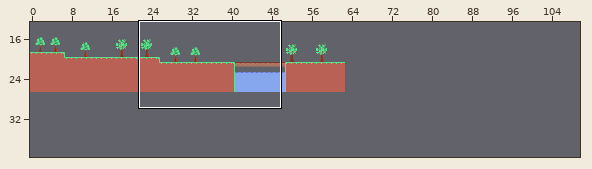
An edit to a level. Tiled map, map/ingotown/ingotown.tmx. Above, an overview of the earlier version with the close-up marked.
Close-up. Old version:
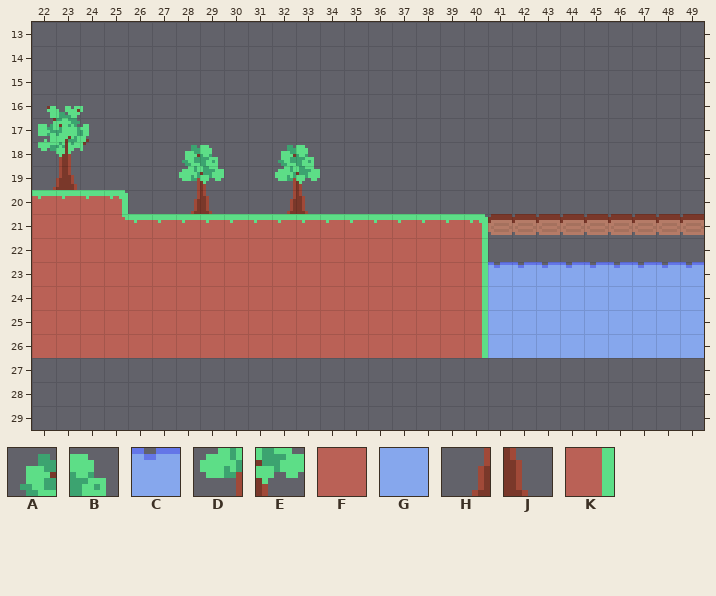
Cells are 8x8 px. Shown: x 22..49, y 13..29. The commit also changed other parts of the map, which this record leaves out. Tiles whose own drawing changed are shown in their newer look in all pictures.
Key: from "tileset2": A 38, B 39, C 67, D 70, E 71, F 97, G 99, H 102, J 103, K 130.
_ is an empty cell.
Layer "Decoration" before, first column x 28:
13 ________________
14 ________________
15 ________________
16 ________________
17 ________________
18 AB__AB__________
19 DE__DE__________
20 HJ__HJ__________
21 ________________
22 ________________
23 _____________CCC
24 _____________GGG
25 _____________GGG
26 _____________GGG
27 ________________
28 ________________
29 ________________
Layer "Collision" before, first column x 22:
24 FFFFFFFFFFFFFFFFFFK_________
25 FFFFFFFFFFFFFFFFFFK_________
26 FFFFFFFFFFFFFFFFFFK_________
27 ____________________________
28 ____________________________
29 ____________________________
Now the later version:
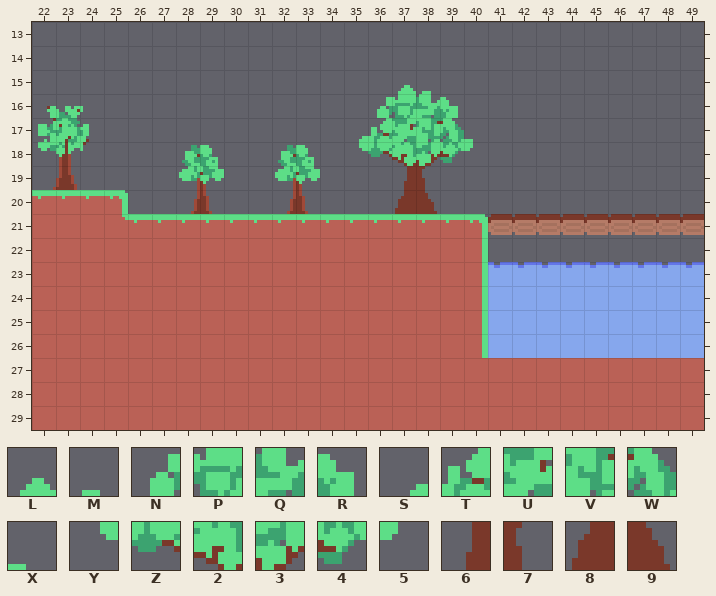
Further tiles: from "tileset2": L 13, M 14, N 44, P 45, Q 46, R 47, S 75, T 76, U 77, V 78, W 79, X 80, Y 107, Z 108, 2 109, 3 110, 4 111, 5 112, 6 141, 7 142, 8 173, 9 174.
Change:
{"where": "layer \"Decoration\""}
{"y":15,"x":37,"old":"__","new":"LM"}
{"y":16,"x":36,"old":"____","new":"NPQR"}
{"y":17,"x":35,"old":"______","new":"STUVWX"}
{"y":18,"x":35,"old":"______","new":"YZ2345"}
{"y":19,"x":37,"old":"__","new":"67"}
{"y":20,"x":37,"old":"__","new":"89"}
{"where": "layer \"Collision\""}
{"y":27,"x":22,"old":"____________________________","new":"FFFFFFFFFFFFFFFFFFFFFFFFFFFF"}
{"y":28,"x":22,"old":"____________________________","new":"FFFFFFFFFFFFFFFFFFFFFFFFFFFF"}
{"y":29,"x":22,"old":"____________________________","new":"FFFFFFFFFFFFFFFFFFFFFFFFFFFF"}
